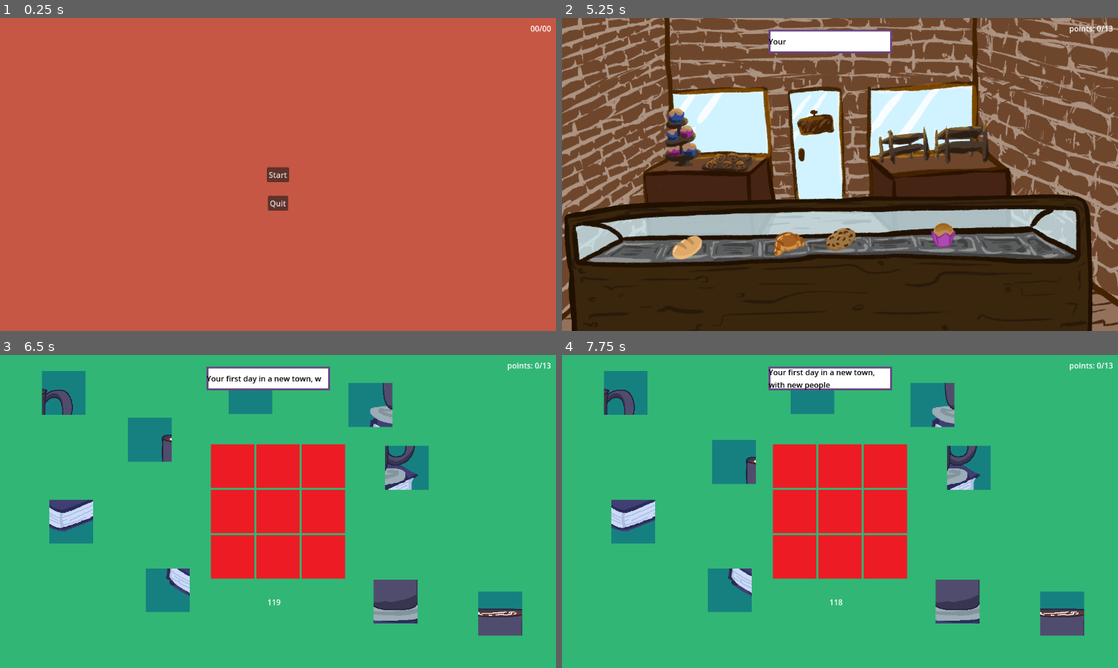
Above: before the commit, frames 1-4 (two rows, left to right).
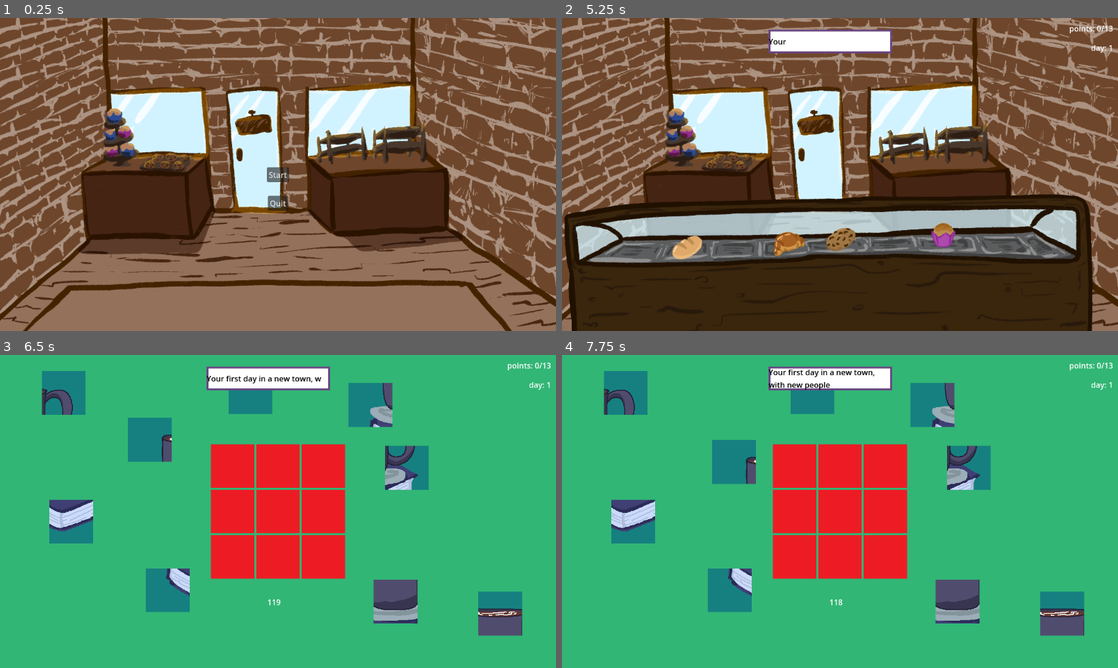
Above: after the commit, the same moments.

Repository: LauraVEkris/FreshlyBaked
Game: Godot game, scene res://scenes/main.tscn
Two runs of this game, one before a commit and one after it. Both use one fixed random seed, a clock stepped at 60 frames per second and the inputs below.
Inputs (mouse positions are in pixels of both pictures, inside the frame that each line leads up to):
- Up to frame 1 (0.25 s): no input
- Up to frame 2 (5.25 s): click (684, 246) at 0.5 s; click (684, 246) at 1.25 s; click (789, 243) at 2 s; click (789, 243) at 2.75 s; click (945, 233) at 3.5 s; click (945, 233) at 4.25 s; click "Start" at 5 s
- Up to frame 3 (6.5 s): click (278, 577) at 5.75 s
- Up to frame 4 (7.75 s): click (840, 577) at 6.5 s; click (712, 439) at 7.25 s

The runs differ from the first frame. In frame 1, 100% of the frame differs, in the area x 0-100%, y 0-100%; in frame 2, less than 0.1%; in frame 3, less than 0.1%; in frame 4, less than 0.1%.

Commit message:
extra stuff
- bag on completed order
- day label (+ fixing day system)
- logs

Diff:
--- a/scenes/main.tscn
+++ b/scenes/main.tscn
@@ -9,6 +9,7 @@
 [ext_resource type="Texture2D" uid="uid://nfusrqjf7r2i" path="res://assets/items/croissant.png" id="5_arq1r"]
 [ext_resource type="Texture2D" uid="uid://cec7l6o63yew" path="res://assets/items/cookie.png" id="6_s0kyp"]
 [ext_resource type="Texture2D" uid="uid://dx3nllcsmxm5h" path="res://assets/items/muffin.png" id="7_wep2n"]
+[ext_resource type="Texture2D" uid="uid://pjsayd1bcwq1" path="res://assets/items/bag.png" id="8_5lrn2"]
 [ext_resource type="Texture2D" uid="uid://dynxucq11qie1" path="res://assets/screens/winEffect.png" id="9_8anpk"]
 
 [node name="Control" type="Control"]
@@ -103,7 +104,17 @@
 texture_normal = ExtResource("7_wep2n")
 stretch_mode = 0
 
+[node name="bagRect" type="TextureRect" parent="Display"]
+layout_mode = 0
+offset_left = 93.0
+offset_top = -52.0
+offset_right = 157.0
+offset_bottom = 12.0
+scale = Vector2(1.5, 1.5)
+texture = ExtResource("8_5lrn2")
+
 [node name="Minigame" type="Control" parent="."]
+visible = false
 layout_mode = 1
 anchors_preset = 15
 anchor_right = 1.0
@@ -142,55 +153,6 @@
 offset_right = 40.0
 offset_bottom = 40.0
 texture = ExtResource("9_8anpk")
-
-[node name="Menu" type="Control" parent="."]
-visible = false
-layout_mode = 1
-anchors_preset = 15
-anchor_right = 1.0
-anchor_bottom = 1.0
-grow_horizontal = 2
-grow_vertical = 2
-script = ExtResource("4_ku4c5")
-
-[node name="ColorRect" type="ColorRect" parent="Menu"]
-layout_mode = 1
-anchors_preset = 15
-anchor_right = 1.0
-anchor_bottom = 1.0
-grow_horizontal = 2
-grow_vertical = 2
-color = Color(0.781882, 0.3416, 0.269266, 1)
-
-[node name="startButton" type="Button" parent="Menu"]
-layout_mode = 1
-anchors_preset = 8
-anchor_left = 0.5
-anchor_top = 0.5
-anchor_right = 0.5
-anchor_bottom = 0.5
-offset_left = -4.0
-offset_top = -4.0
-offset_right = 4.0
-offset_bottom = 4.0
-grow_horizontal = 2
-grow_vertical = 2
-text = "Start"
-
-[node name="quitButton" type="Button" parent="Menu"]
-layout_mode = 1
-anchors_preset = 8
-anchor_left = 0.5
-anchor_top = 0.5
-anchor_right = 0.5
-anchor_bottom = 0.5
-offset_left = -21.0
-offset_top = 44.0
-offset_right = 21.0
-offset_bottom = 75.0
-grow_horizontal = 2
-grow_vertical = 2
-text = "Quit"
 
 [node name="pointsLabel" type="Label" parent="."]
 layout_mode = 1
@@ -204,6 +166,72 @@
 grow_horizontal = 0
 text = "00/00"
 
+[node name="dayLabel" type="Label" parent="."]
+layout_mode = 1
+anchors_preset = 1
+anchor_left = 1.0
+anchor_right = 1.0
+offset_left = -56.0
+offset_top = 50.0
+offset_right = -10.0
+offset_bottom = 73.0
+grow_horizontal = 0
+text = "day: 0"
+
+[node name="cutsceneRect" type="TextureRect" parent="."]
+layout_mode = 0
+offset_right = 40.0
+offset_bottom = 40.0
+
+[node name="Menu" type="Control" parent="."]
+visible = false
+layout_mode = 1
+anchors_preset = 15
+anchor_right = 1.0
+anchor_bottom = 1.0
+grow_horizontal = 2
+grow_vertical = 2
+script = ExtResource("4_ku4c5")
+
+[node name="ColorRect" type="TextureRect" parent="Menu"]
+layout_mode = 1
+anchors_preset = 15
+anchor_right = 1.0
+anchor_bottom = 1.0
+grow_horizontal = 2
+grow_vertical = 2
+texture = ExtResource("1_msc7s")
+
+[node name="startButton" type="Button" parent="Menu"]
+layout_mode = 1
+anchors_preset = 8
+anchor_left = 0.5
+anchor_top = 0.5
+anchor_right = 0.5
+anchor_bottom = 0.5
+offset_left = -4.0
+offset_top = -4.0
+offset_right = 4.0
+offset_bottom = 4.0
+grow_horizontal = 2
+grow_vertical = 2
+text = "Start"
+
+[node name="quitButton" type="Button" parent="Menu"]
+layout_mode = 1
+anchors_preset = 8
+anchor_left = 0.5
+anchor_top = 0.5
+anchor_right = 0.5
+anchor_bottom = 0.5
+offset_left = -21.0
+offset_top = 44.0
+offset_right = 21.0
+offset_bottom = 75.0
+grow_horizontal = 2
+grow_vertical = 2
+text = "Quit"
+
 [connection signal="pressed" from="Display/BunButton" to="Minigame" method="startMinigame" binds= ["bun"]]
 [connection signal="pressed" from="Display/CroissantButton" to="Minigame" method="startMinigame" binds= ["croissant"]]
 [connection signal="pressed" from="Display/CookieButton" to="Minigame" method="startMinigame" binds= ["cookie"]]
--- a/scripts/customer.gd
+++ b/scripts/customer.gd
@@ -14,6 +14,8 @@
 func doneOrder():
 	#next customer
 	self.visible = false
+	GameManager.bag.visible = false
+	doneCustomers += 1
 	await get_tree().create_timer(5).timeout
 	newCustomer()
 
@@ -40,4 +42,6 @@
 
 func restartDay():
 	lookInt = 0
+	doneCustomers = 0
 	self.texture = load(looks[lookInt])
+	newCustomer()
--- a/scripts/singletons/gameManager.gd
+++ b/scripts/singletons/gameManager.gd
@@ -11,22 +11,34 @@
 #gamefeel variables
 var lines:Array[String]
 var pointsLabel:Label
+var dayLabel:Label
+var bag
+var cutscene
 
 # Called when the node enters the scene tree for the first time.
 func _ready() -> void:
-	days = 0
+	days = 1
 	points = 0
 	neededCustomers = 3
 	neededPoints = 13
 
 func startGame():
+	#setting up nodes
+	bag = $/root/Control/Display/bagRect
+	bag.visible = false
 	pointsLabel = $"/root/Control/pointsLabel"
+	dayLabel = $"/root/Control/dayLabel"
 	pointsLabel.text = "points: " + str(points) + "/" + str(neededPoints)
+	dayLabel.text = "day: " + str(days)
+	cutscene = $/root/Control/cutsceneRect
+
 	#start the first day
 	lines = ["Your first day in a new town, with new people",
 	"you enter your bakery, ready for a fresh start"]
+	cutscene.visible = true
 	DialogueManager.startDialogue(lines)
 	await DialogueManager.deletedBox
+	cutscene.visible = false
 	#wait 3 seconds before first customer
 	await get_tree().create_timer(3).timeout
 	customer.newCustomer()
@@ -37,14 +49,17 @@
 	#make sure to delete the order
 	DialogueManager.deleteTextbox()
 	#add points and finish up with customer
+	bag.visible = true
 	points += gainedPoints
 	pointsLabel.text = "points: " + str(points) + "/" + str(neededPoints)
 	await get_tree().create_timer(2).timeout
 	customer.doneOrder()
 
 func nextDay():
-	if neededPoints == points:
+	if points >= neededPoints:
 		#start next day
+		days += 1
+		dayLabel.text = "day: " + str(days)
 		neededPoints += 25
 		neededCustomers += randi_range(-1,3)
 		points = 0
@@ -53,4 +68,5 @@
 	else:
 		#restart day
 		points = 0
+		pointsLabel.text = "points: " + str(points) + "/" + str(neededPoints)
 		customer.restartDay()
Binary file added: assets/items/bag.png
Not shown, added: assets/items/bag.png.import
Not shown: 1 places in scenes/main.tscn that only renumber resources
Not shown, changed: docs/FreshlyBaked-log.docx
